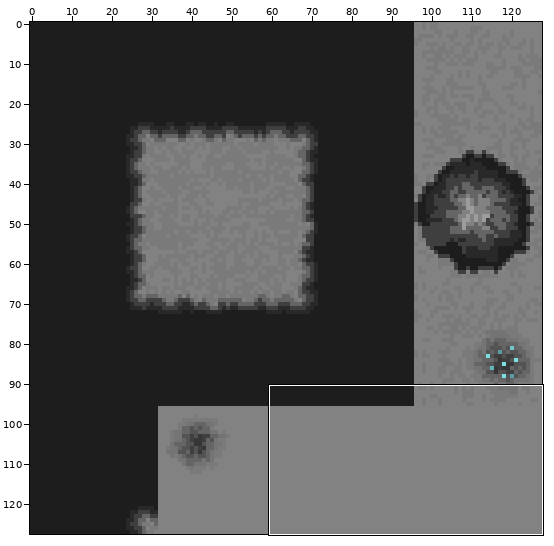
File history of a sprite sheet, src/assets/map1ground32.png. The first picture is a wide view before the edit; the outline marks the close-up.
Close-up. The starting point:
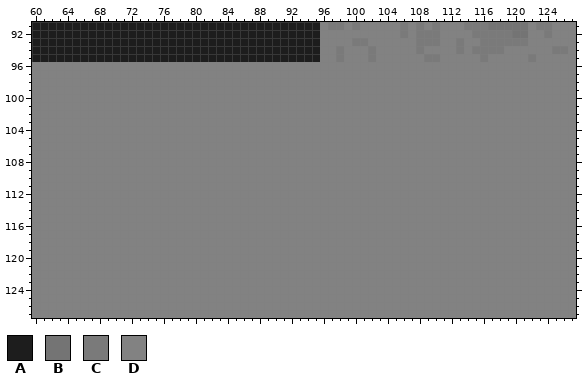
The file is 128x128 pixels. Colours within 5 levels of each other are drawn and written as one. Shown: x 60..127, y 91..127.
Palette (. is transparent): A #1d1d1d  B #747474  C #7a7a7a  D #828282
Pixels before (only the part around the change), first column x 60:
 91 AAAAAAAAAAAAAAAAAAAAAAAAAAAAAAAAAAAADCCDCDDDDDCDCDCDDDCCCBBBBBDCCDDD
 92 AAAAAAAAAAAAAAAAAAAAAAAAAAAAAAAAAAAADDDDDDDDDDCDCCCDDDDCCCCCBBDDCDDD
 93 AAAAAAAAAAAAAAAAAAAAAAAAAAAAAAAAAAAADDDDCCDDDDDDCCCDDCDDCCCCCCDDDDDD
 94 AAAAAAAAAAAAAAAAAAAAAAAAAAAAAAAAAAAADDCDDDCDDDDDCDDDDCDCCCCDDDDDDCCD
 95 AAAAAAAAAAAAAAAAAAAAAAAAAAAAAAAAAAAADDCDDDCDDDDDDCCDDDDDCDDDDDCDDDDD
 96 DDDDDDDDDDDDDDDDDDDDDDDDDDDDDDDDDDDDDDDDDDDDDDDDDDDDDDDDDDDDDDDDDDDD
 97 DDDDDDDDDDDDDDDDDDDDDDDDDDDDDDDDDDDDDDDDDDDDDDDDDDDDDDDDDDDDDDDDDDDD
 98 DDDDDDDDDDDDDDDDDDDDDDDDDDDDDDDDDDDDDDDDDDDDDDDDDDDDDDDDDDDDDDDDDDDD
 99 DDDDDDDDDDDDDDDDDDDDDDDDDDDDDDDDDDDDDDDDDDDDDDDDDDDDDDDDDDDDDDDDDDDD
100 DDDDDDDDDDDDDDDDDDDDDDDDDDDDDDDDDDDDDDDDDDDDDDDDDDDDDDDDDDDDDDDDDDDD
101 DDDDDDDDDDDDDDDDDDDDDDDDDDDDDDDDDDDDDDDDDDDDDDDDDDDDDDDDDDDDDDDDDDDD
102 DDDDDDDDDDDDDDDDDDDDDDDDDDDDDDDDDDDDDDDDDDDDDDDDDDDDDDDDDDDDDDDDDDDD
103 DDDDDDDDDDDDDDDDDDDDDDDDDDDDDDDDDDDDDDDDDDDDDDDDDDDDDDDDDDDDDDDDDDDD
104 DDDDDDDDDDDDDDDDDDDDDDDDDDDDDDDDDDDDDDDDDDDDDDDDDDDDDDDDDDDDDDDDDDDD
105 DDDDDDDDDDDDDDDDDDDDDDDDDDDDDDDDDDDDDDDDDDDDDDDDDDDDDDDDDDDDDDDDDDDD
106 DDDDDDDDDDDDDDDDDDDDDDDDDDDDDDDDDDDDDDDDDDDDDDDDDDDDDDDDDDDDDDDDDDDD
107 DDDDDDDDDDDDDDDDDDDDDDDDDDDDDDDDDDDDDDDDDDDDDDDDDDDDDDDDDDDDDDDDDDDD
108 DDDDDDDDDDDDDDDDDDDDDDDDDDDDDDDDDDDDDDDDDDDDDDDDDDDDDDDDDDDDDDDDDDDD
109 DDDDDDDDDDDDDDDDDDDDDDDDDDDDDDDDDDDDDDDDDDDDDDDDDDDDDDDDDDDDDDDDDDDD
110 DDDDDDDDDDDDDDDDDDDDDDDDDDDDDDDDDDDDDDDDDDDDDDDDDDDDDDDDDDDDDDDDDDDD
111 DDDDDDDDDDDDDDDDDDDDDDDDDDDDDDDDDDDDDDDDDDDDDDDDDDDDDDDDDDDDDDDDDDDD
112 DDDDDDDDDDDDDDDDDDDDDDDDDDDDDDDDDDDDDDDDDDDDDDDDDDDDDDDDDDDDDDDDDDDD
113 DDDDDDDDDDDDDDDDDDDDDDDDDDDDDDDDDDDDDDDDDDDDDDDDDDDDDDDDDDDDDDDDDDDD
114 DDDDDDDDDDDDDDDDDDDDDDDDDDDDDDDDDDDDDDDDDDDDDDDDDDDDDDDDDDDDDDDDDDDD
115 DDDDDDDDDDDDDDDDDDDDDDDDDDDDDDDDDDDDDDDDDDDDDDDDDDDDDDDDDDDDDDDDDDDD
116 DDDDDDDDDDDDDDDDDDDDDDDDDDDDDDDDDDDDDDDDDDDDDDDDDDDDDDDDDDDDDDDDDDDD
117 DDDDDDDDDDDDDDDDDDDDDDDDDDDDDDDDDDDDDDDDDDDDDDDDDDDDDDDDDDDDDDDDDDDD
118 DDDDDDDDDDDDDDDDDDDDDDDDDDDDDDDDDDDDDDDDDDDDDDDDDDDDDDDDDDDDDDDDDDDD
119 DDDDDDDDDDDDDDDDDDDDDDDDDDDDDDDDDDDDDDDDDDDDDDDDDDDDDDDDDDDDDDDDDDDD
120 DDDDDDDDDDDDDDDDDDDDDDDDDDDDDDDDDDDDDDDDDDDDDDDDDDDDDDDDDDDDDDDDDDDD
121 DDDDDDDDDDDDDDDDDDDDDDDDDDDDDDDDDDDDDDDDDDDDDDDDDDDDDDDDDDDDDDDDDDDD
122 DDDDDDDDDDDDDDDDDDDDDDDDDDDDDDDDDDDDDDDDDDDDDDDDDDDDDDDDDDDDDDDDDDDD
123 DDDDDDDDDDDDDDDDDDDDDDDDDDDDDDDDDDDDDDDDDDDDDDDDDDDDDDDDDDDDDDDDDDDD
124 DDDDDDDDDDDDDDDDDDDDDDDDDDDDDDDDDDDDDDDDDDDDDDDDDDDDDDDDDDDDDDDDDDDD
125 DDDDDDDDDDDDDDDDDDDDDDDDDDDDDDDDDDDDDDDDDDDDDDDDDDDDDDDDDDDDDDDDDDDD
126 DDDDDDDDDDDDDDDDDDDDDDDDDDDDDDDDDDDDDDDDDDDDDDDDDDDDDDDDDDDDDDDDDDDD
127 DDDDDDDDDDDDDDDDDDDDDDDDDDDDDDDDDDDDDDDDDDDDDDDDDDDDDDDDDDDDDDDDDDDD
After the commit:
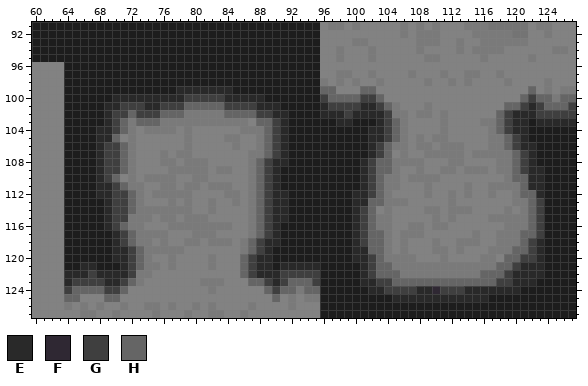
Colours new in this view: E #292929  F #2f2833  G #3f3f3f  H #656565
Commit message: gate tiles
Change:
Changed rows in their new state; - is an unchanged pixel.
first column x 64:
 96 AAAAAAAAAAAAAAAAAAAAAAAAAAAAAAAA--------------------------------
 97 AAAAAAAAAAAAAAAAAAAAAAAAAAAAAAAA--CC--C----C---C--CC--C---------
 98 AAAAAAAAAAAAAAAAAAAAAAAAAAAAAAAAC-C-C--C-----C--C-C----C----C---
 99 AAAAAAAAAAAAAAEEEEEEEAAAAAAAAAAAHH---HH-------------------H-C-CC
100 AAAAAAEEEEEEEEEGGGGGEEEEEAAAAAAAGHHHHGGH-----------------HGHHCHH
101 AAAAAEEGGGEEGGGHHHHHGGGGEEEAAAAAEGGGGEEGHC---C---------HHGEGHHHG
102 AAAAAEGGHGGGHHHCCCCCHHHHGGEEAAAAEEEGEEEEGCC-CC-C------HGEEEGGGGG
103 AAAAAEGHCHHHCCCCCCCCCCC-HHGEAAAAAAEEAAAEGHC----C----CCHGEEAEEEEE
104 AAAAEEGHC-CCCC-C------CCCHGEAAAAAAAAAAEEGHC----C-----CHGEEAAAAAA
105 AAAAEEH-C------C----CC--CHGEAAAAAAAAAAEEGHC-C-CC-----CCHGEAAAAAA
106 AAAAEGGHC------C-----C--CHGEAAAAAAAAAAEGHCC-CC-CCC---CCHGEEAAAAA
107 AAAAEGGHC---C-CC-------CCHGEAAAAAAAAAAEGH-C--CCCCC-CCCCCHGEAAAAA
108 AAAAEGGHC---CC-CCC-----CHGEEAAAAAAAAAEGHHCCCC---CC----CCHGEAAAAA
109 AAAAEGGHC----CCCCC-CC--CHGEAAAAAAAAAAEGHHC--C--CC-CCC-CCHGEEAAAA
110 AAAAEGH-C-CCCC--CC-----CHGEAAAAAAAAAAEGHCC-CCCC--------CHHEEAAAA
111 AAAAEEGHCC--CC-CC-CCC--CHGEAAAAAAAAAAEGHCC---C----C--CCCCHEEAAAA
112 AAAAEEGGHC-CCCCC----CC-CHGEEAAAAAAAAEEGHC----C--C-C--C--CHHEAAAA
113 AAAAAEGGHC---C-C--C--C-CHGEEAAAAAAAAEEHHCCC-----C-------CCHGAAAA
114 AAAAAEGGHCCCCCCC--C----CHGEEAAAAAAAAEGH-C----CC-CCC----C-CHGAAAA
115 AAAAAEGGCCC-CC-CCC-----CHGEEAAAAAAAAEGHCC-----C-C----CCCCCHGAAAA
116 AAAAAEGHCC---CCCCCCCC--CHGEAAAAAAAAAEGHCC--CC-CC-------CCCHGAAAA
117 AAAAAAEGHCCCC---CCC----CHGEAAAAAAAAAEGHHC-CCC------C--CCCHHGAAAA
118 AAAAAAEGHCC-C--CC-CCC-CHGEEAAAAAAAAAEGHHC-C---C--CCC--CCCHGEAAAA
119 AAAAAAEEGHCCCCC-------CHGEAAAAAAAAAAEEHHC-C---CC-C---CCCHHGEAAAA
120 AAAAAAEEGHC--C----C---HGEEAAAAAAAAAAEEGHCCCC---C----CC-HHGGEAAAA
121 AAEEAAAEGHCC-C----C---HGEEAEEEEEAAAAAEGHHCCCCCCCCCCCCCHHGEEEAAAA
122 EEEGEEEEGCC-----------HGEEEGGGGGAAAAAEGHHHCCCCCCCCCCHHHGEEEEAAAA
123 EGGGGEEGHC-------CCC---HHGEGHHHGAAAAAEEGGHHHHHHHHHHHHHGGEEEAAAAA
124 GHHHHGGH----------C------HGHHCHHAAAAAAEEGGGGEEFGGGEEEEEEEAAAAAAA
125 HH---HH-------------------H-C-CCAAAAAAAAAEEEEEEEEEEEEAAAAAAAAAAA
126 C-C-C--C--CC-C--C-C----C----C---AAAAAAAAAAAAAAAAAAAAAAAAAAAAAAAA
127 --CC--C----C---C--CC--C---------AAAAAAAAAAAAAAAAAAAAAAAAAAAAAAAA
